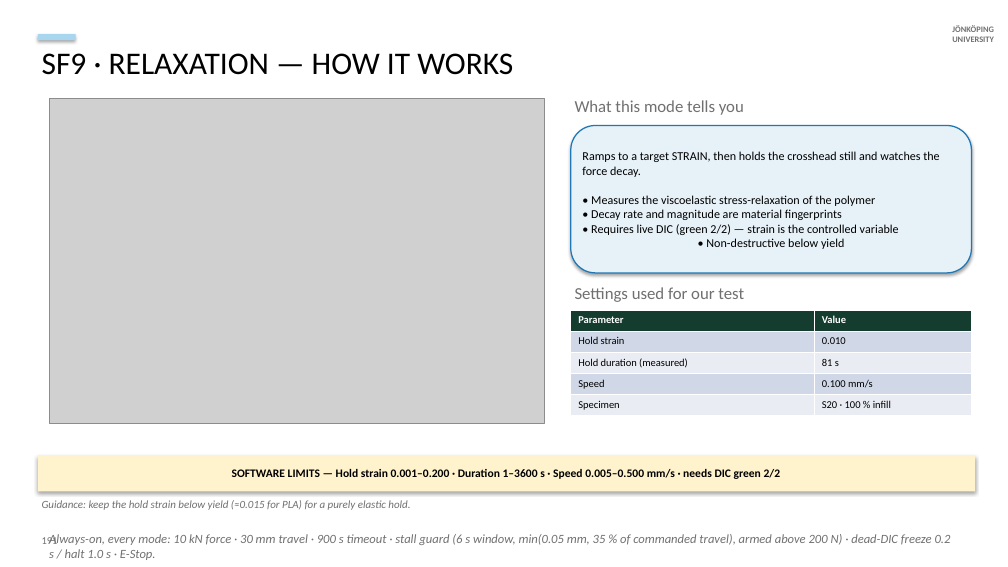
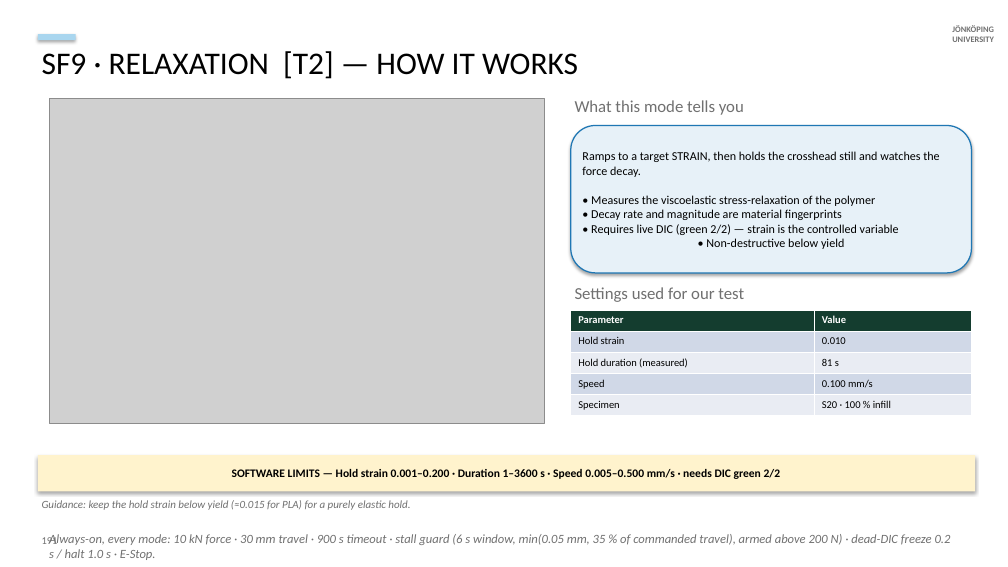
Before and after one commit to cenmir/UTM, a slide deck: slide 51 of documentation/V6a_8_6_20_slides.pptx. Drawn at 1008x567 pixels with LibreOffice and Linux fonts; fonts in the diff are those of the drawing; grey boxes stand for pictures. Boxes give left, top, right and bottom in pixels: in the first picture for what was removed or moved away, otherwise in the second. Text is boxed around its words. In the diff, an @@ line names an element or a change of style, - is before the commit and + after.

```diff
--- a/documentation/V6a_8_6_20_slides.pptx
+++ b/documentation/V6a_8_6_20_slides.pptx
@@ text at bbox=[42, 51, 578, 79]: text changed @@
-SF9 · RELAXATION — HOW IT WORKS
+SF9 · RELAXATION [T2] — HOW IT WORKS
```
Also in this commit, not shown: 12 other slides changed, 1 slide added, 3 other files.
